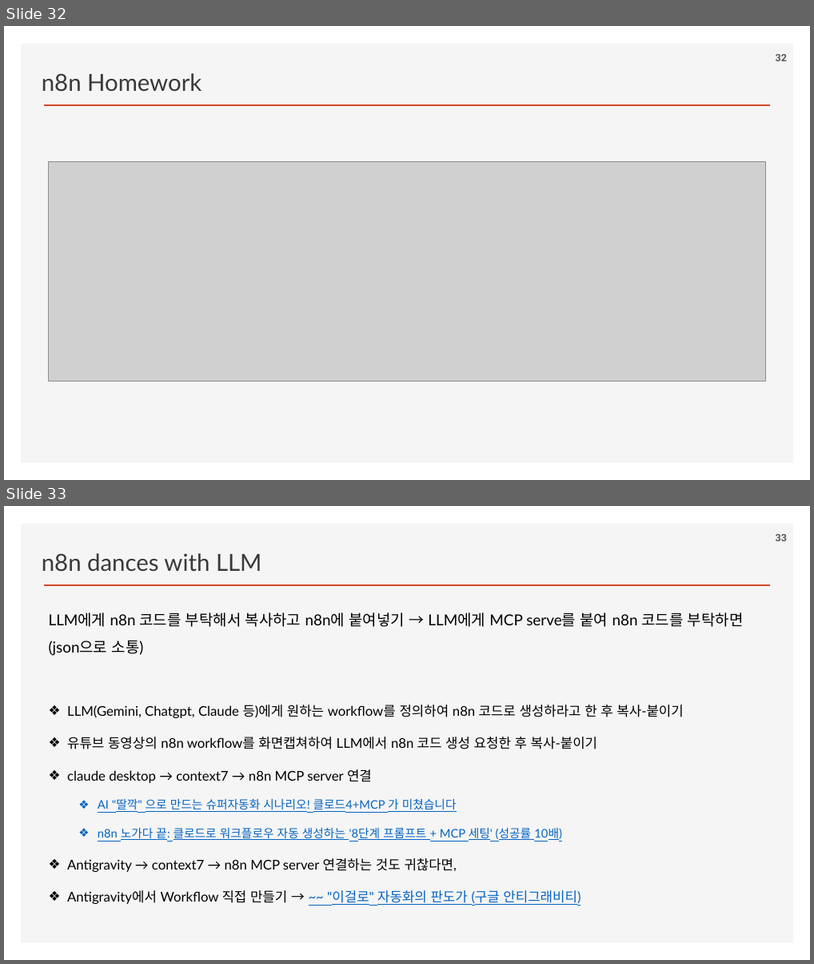
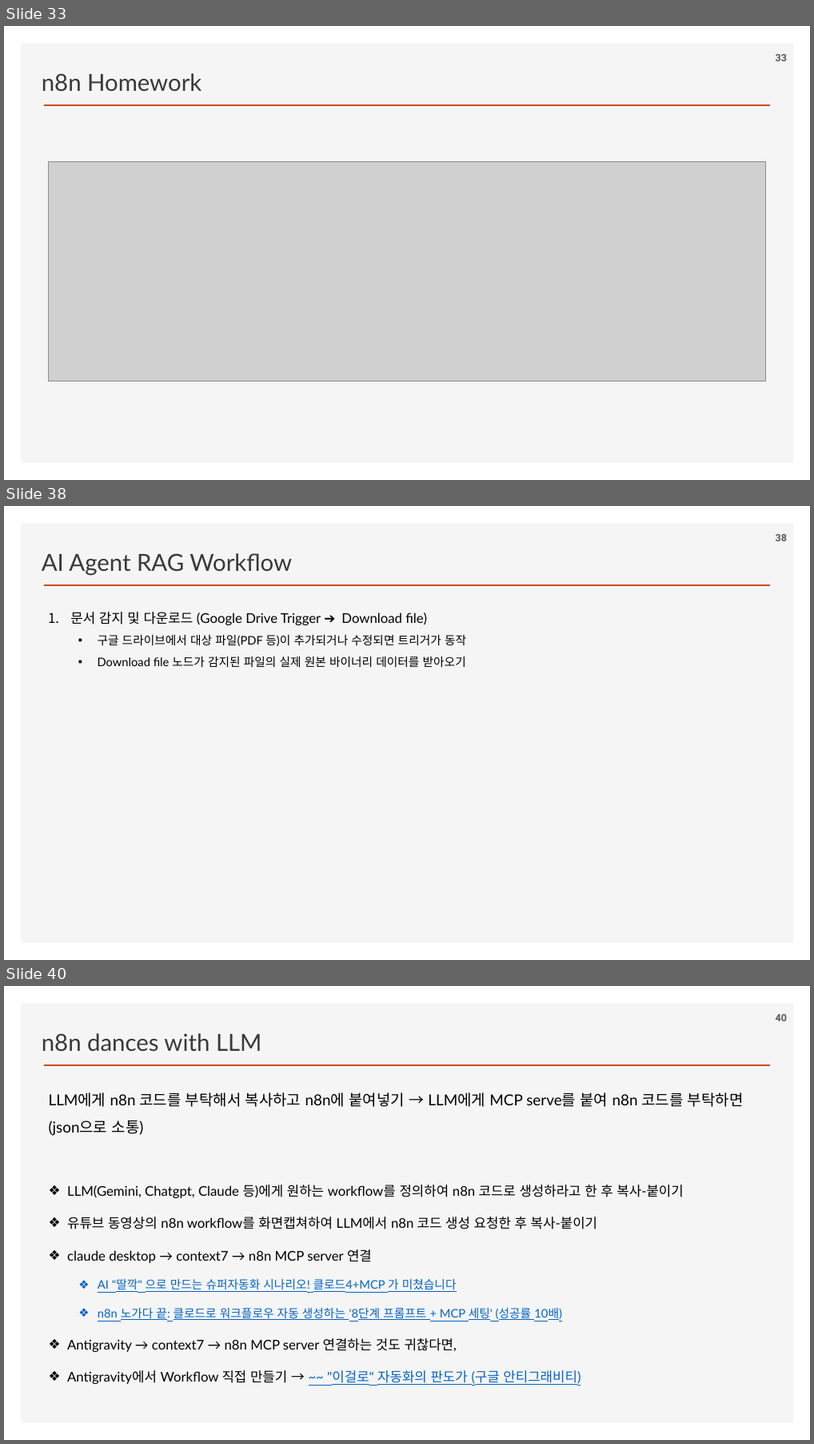
Before and after one commit to ancestor9/2026_Fall_Learning-Langchain-AI-Agent, a slide deck: PPTs/04_AI Workflow_n8n.pptx. Shown one above the other, each under a label of ours: slides 32 and 33 before the commit, slides 33, 38 and 40 after it; the slides between them are not shown. The pictures are 814x964 and 814x1444 pixels, drawn with LibreOffice and Linux fonts; fonts in the diff are those of the drawing; grey boxes stand for pictures; background and template pictures are left out. Boxes give left, top, right and bottom in pixels: in the first picture for what was removed or moved away, otherwise in the second. Text is boxed around its words. In the diff, an @@ line names an element or a change of style, - is before the commit and + after.

```diff
--- a/PPTs/04_AI Workflow_n8n.pptx
+++ b/PPTs/04_AI Workflow_n8n.pptx
@@ slide 38 added at <box>4,506,810,960</box>, background #FFFFFF; not listed: 2 template elements that a slide beside it also shows @@
@@ text added at <box>42,553,292,575</box>, 28 pt, text #3B3838 @@
+AI Agent RAG Workflow
@@ page number added at <box>776,534,787,541</box>, 12 pt, text #595959, bold @@
+38
@@ text added at <box>70,612,466,667</box>, 14 pt, text #000000 @@
+1. 문서 감지 및 다운로드 (Google Drive Trigger ➔ Download file)
+  ▪ 구글 드라이브에서 대상 파일(PDF 등)이 추가되거나 수정되면 트리거가 동작
+  ▪ Download file 노드가 감지된 파일의 실제 원본 바이너리 데이터를 받아오기
@@ what was slide 32 is now slide 33 @@
@@ what was slide 33 is now slide 40 @@
@@ page number at <box>776,1014,787,1021</box>: text changed @@
-33
+40
```
Also in this commit, not shown: 6 other slides added.
